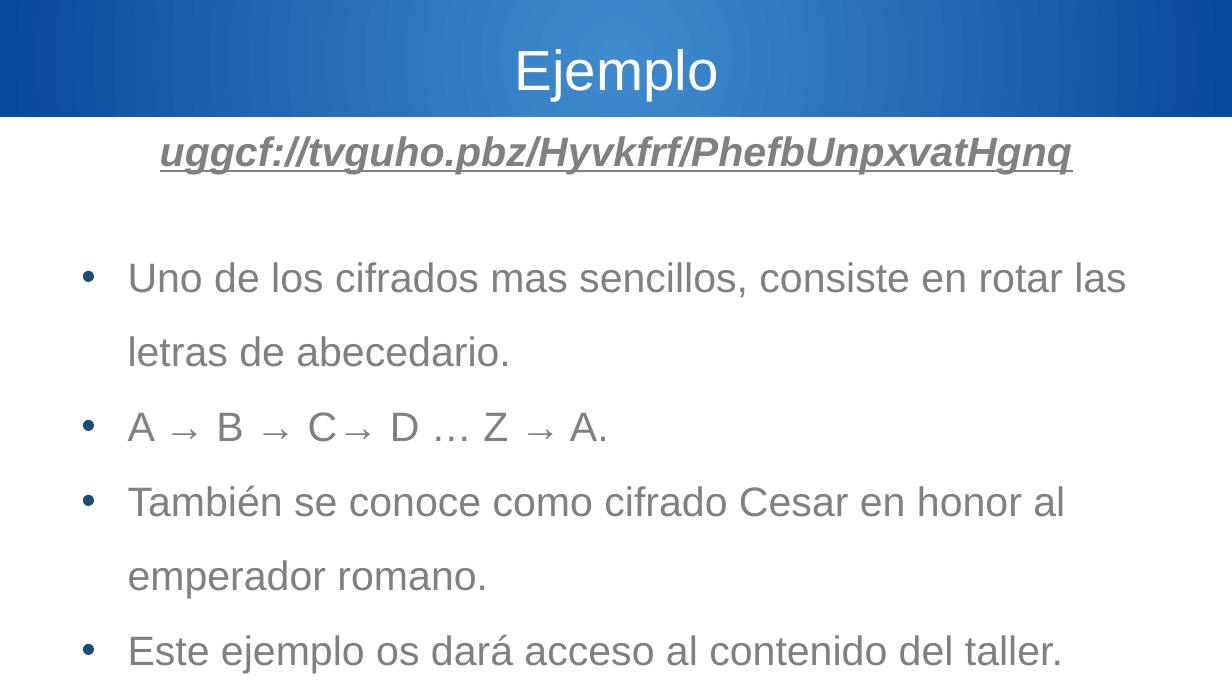
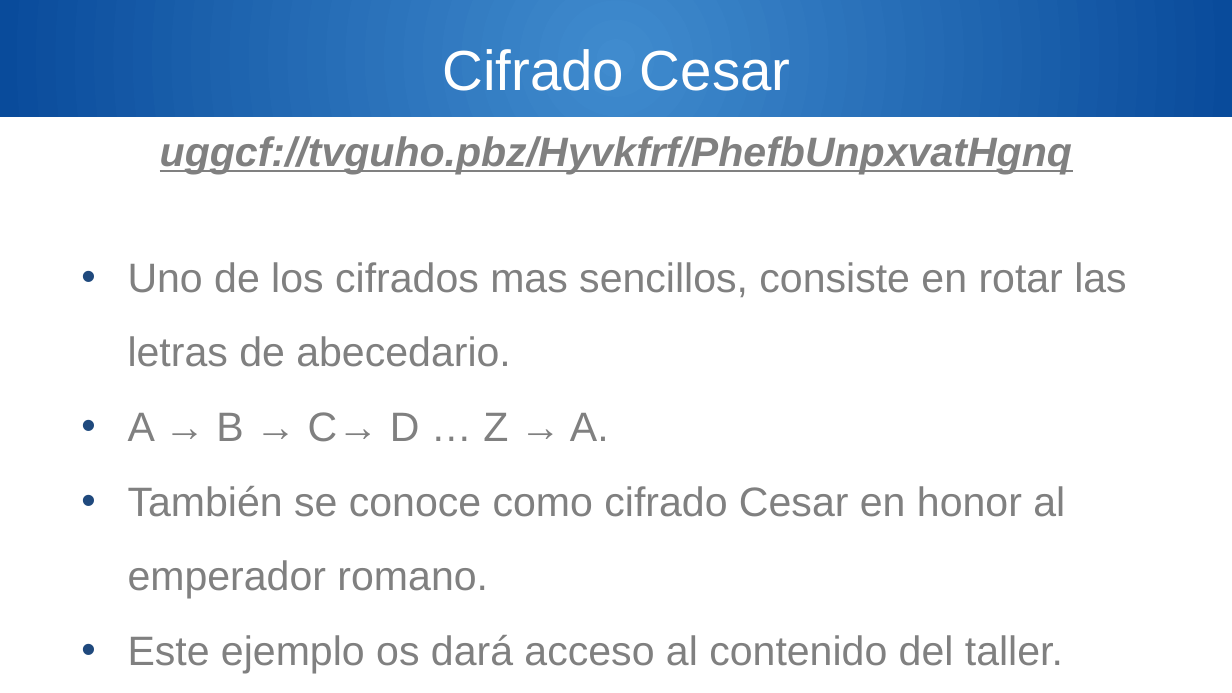
Before and after one commit to Ulixses/CursoHackingUtad, a slide deck: slide 11 of PresentaciónTaller.pptx. Drawn at 1232x693 pixels with LibreOffice and Linux fonts; fonts in the diff are those of the drawing; background and template pictures are left out. Boxes give left, top, right and bottom in pixels: in the first picture for what was removed or moved away, otherwise in the second. Text is boxed around its words. In the diff, an @@ line names an element or a change of style, - is before the commit and + after.

```diff
--- a/PresentaciónTaller.pptx
+++ b/PresentaciónTaller.pptx
@@ text at (442, 49, 791, 91): text changed @@
-Ejemplo
+Cifrado Cesar
```
Also in this commit, not shown: 3 other slides changed, 3 slides added, 2 other files.
